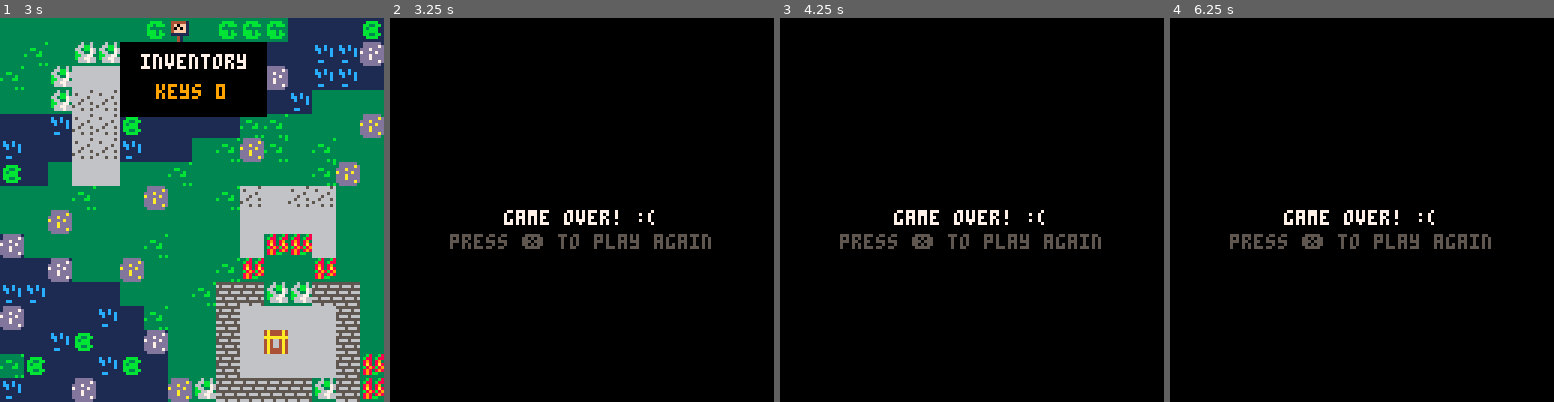
Above: before the commit, frames 1-4 (left to right).
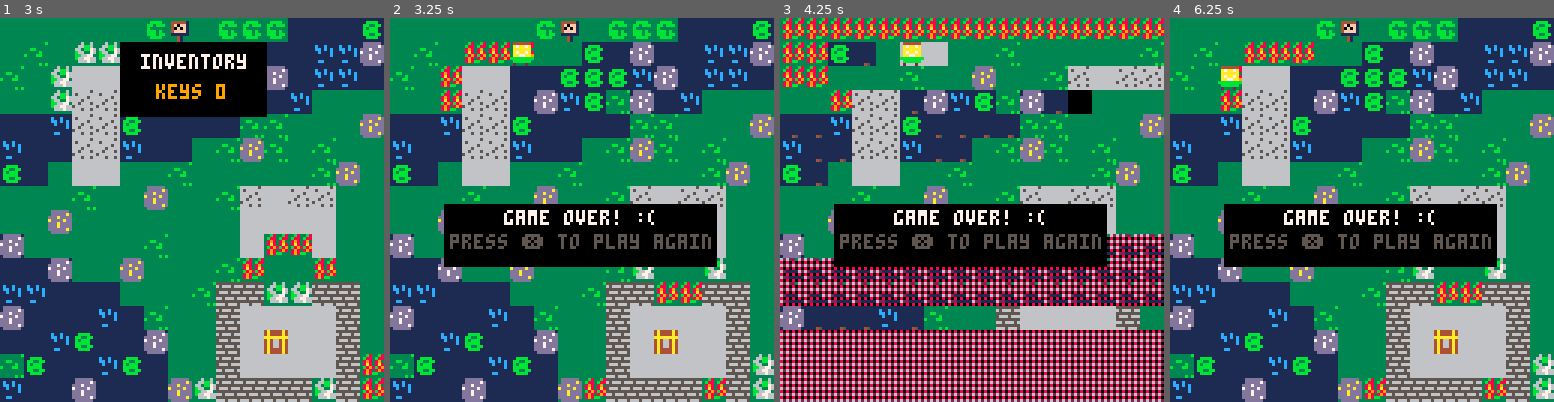
Above: after the commit, the same moments.

Repository: jalanrice/carts
Game: PICO-8 cartridge demonFire/demonfire.p8
Two runs of this game, one before a commit and one after it. Both use one fixed random seed, a clock stepped at 60 frames per second and the inputs below.
Inputs:
- Up to frame 1 (3 s): tap X (X key) at 0.33, 1.07, 1.85, 2.97 s; tap O (Z key) at 0.7, 1.7, 2.1, 2.5, 2.9 s; hold Right 1.6-2.1 s; hold Up 2.15-2.42 s; hold Right from 2.47 s (still down)
- Up to frame 2 (3.25 s): release Right at 3.03 s; hold Left from 3.08 s (still down)
- Up to frame 3 (4.25 s): tap O (Z key) at 3.3, 3.7, 4.1 s; release Left at 3.58 s; hold Down 3.63-3.97 s; hold Right from 4.02 s (still down); tap X (X key) at 4.08 s
- Up to frame 4 (6.25 s): tap O (Z key) every 0.4 s from 4.5 to 6.1 s; release Right at 4.68 s; hold Up 4.73-5.03 s; hold Left 5.08-5.68 s; tap X (X key) at 5.2 s; hold Down 5.73-6.03 s; hold Right from 6.08 s (still down)

Frame 1 is identical in both runs. In frame 2, 88% of the frame differs, in the area x 0-100%, y 0-100%; in frame 3, 80%; in frame 4, 88%.

Commit message:
map visible in death screen

Diff:
--- a/demonFire/demonfire.p8
+++ b/demonFire/demonfire.p8
@@ -33,6 +33,8 @@
 		draw_text()
 		if (btn(❎)) show_inventory()
 	else
+		draw_map()
+		draw_player()
 		draw_win_lose()
 	end
 end
@@ -186,6 +188,7 @@
 
 function draw_win_lose()
 	camera()
+	rectfill(18,62,108,82,0)
 	if (game_win) then
 		print("★ you win! ★",37,64,7)
 	else
